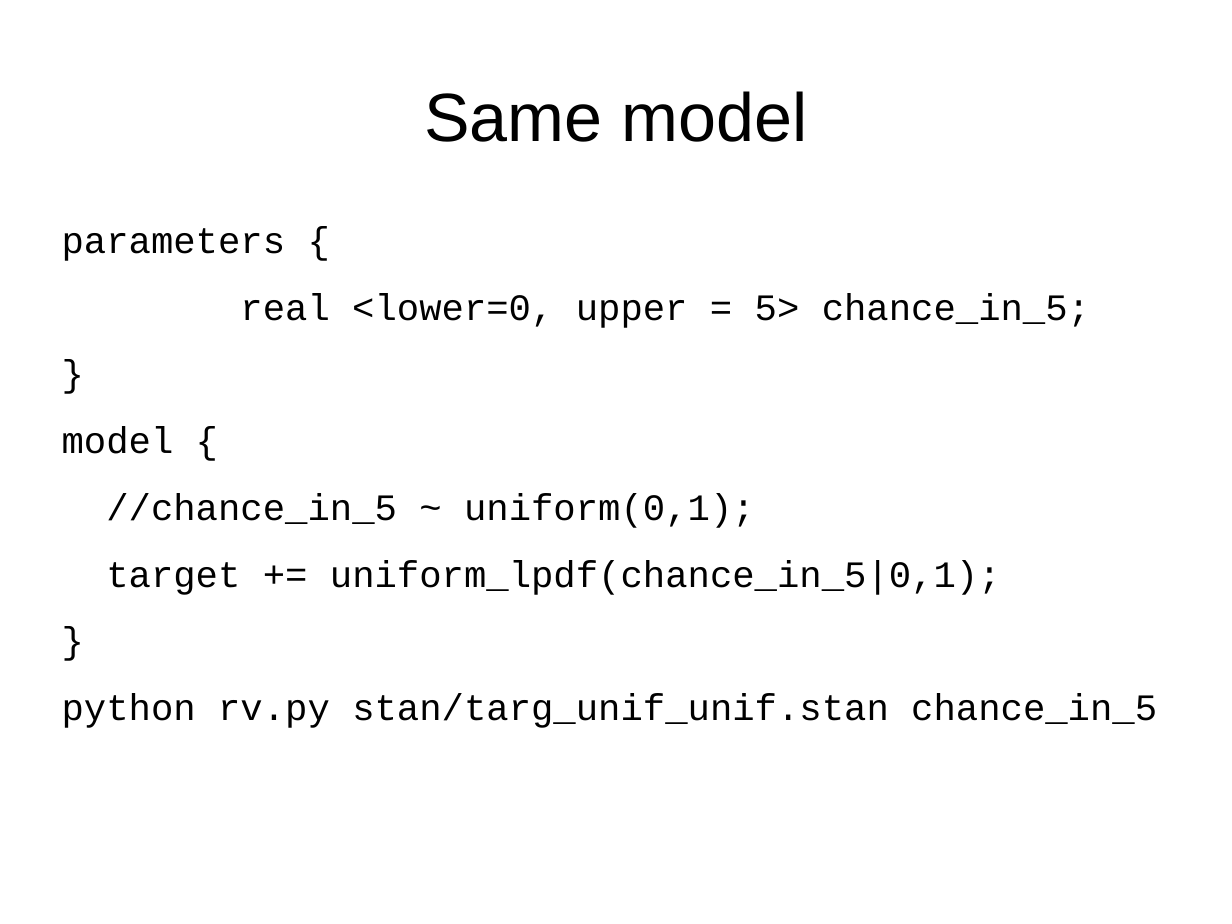
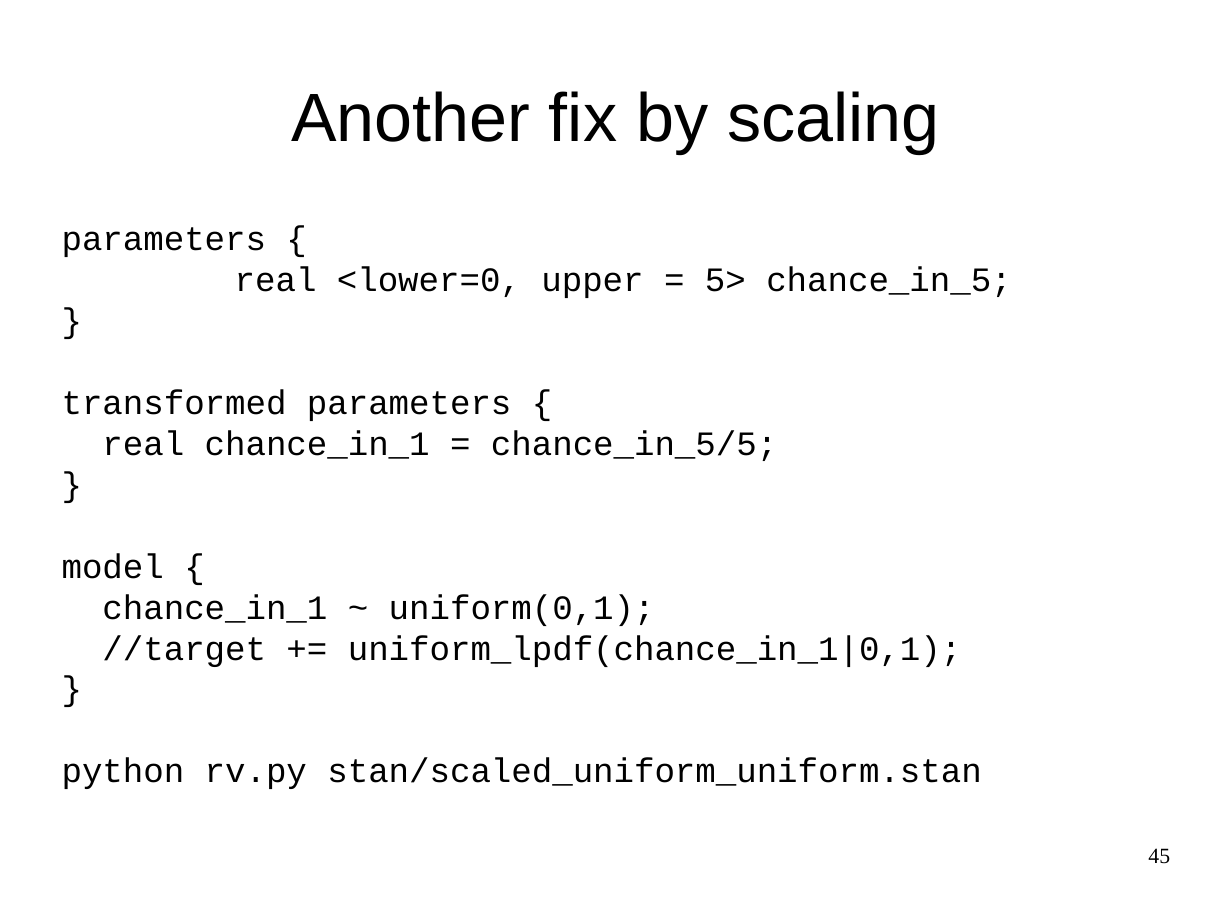
Before and after one commit to breckbaldwin/StanIsThePlanDist, a slide deck: slide 45 of slides/StanIsThePlanPyData.odp (slide 24 before the commit). Drawn at 1232x924 pixels with LibreOffice and Linux fonts; fonts in the diff are those of the drawing. Boxes give left, top, right and bottom in pixels: in the first picture for what was removed or moved away, otherwise in the second. Text is boxed around its words. In the diff, an @@ line names an element or a change of style, - is before the commit and + after.

```diff
--- a/slides/StanIsThePlanPyData.odp
+++ b/slides/StanIsThePlanPyData.odp
@@ title at (291,91,939,153): text changed @@
-Same model
+Another fix by scaling
@@ text at (62,227,1011,579): size 24 to 22 pt in "parameters {", "real <lower=0, upper = 5> chance_in_5;", "}", "model {" and 1 more places; less space between paragraphs @@
@@ text at (62,389,777,461): paragraphs added @@
+transformed parameters {
+real chance_in_1 = chance_in_5/5;
+}
@@ text at (102,594,961,667): text changed; size 24 to 22 pt @@
-//chance_in_5 ~ uniform(0,1);
-target += uniform_lpdf(chance_in_5|0,1);
+chance_in_1 ~ uniform(0,1);
+//target += uniform_lpdf(chance_in_1|0,1);
@@ text at (62,758,981,789): text changed; size 24 to 22 pt @@
-python rv.py stan/targ_unif_unif.stan chance_in_5
+python rv.py stan/scaled_uniform_uniform.stan
@@ page number added at (1148,848,1170,864), 14 pt, text #000000 @@
+45
```
Also in this commit, not shown: 32 other slides changed, 21 slides added, 12 slides removed.
